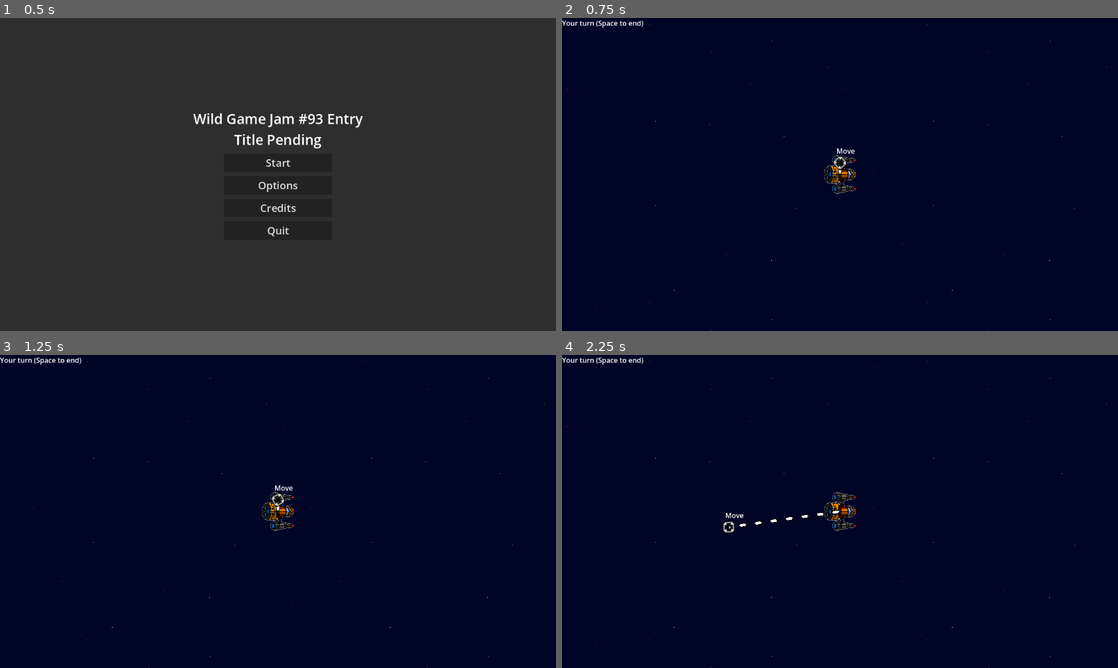
Above: before the commit, frames 1-4 (two rows, left to right).
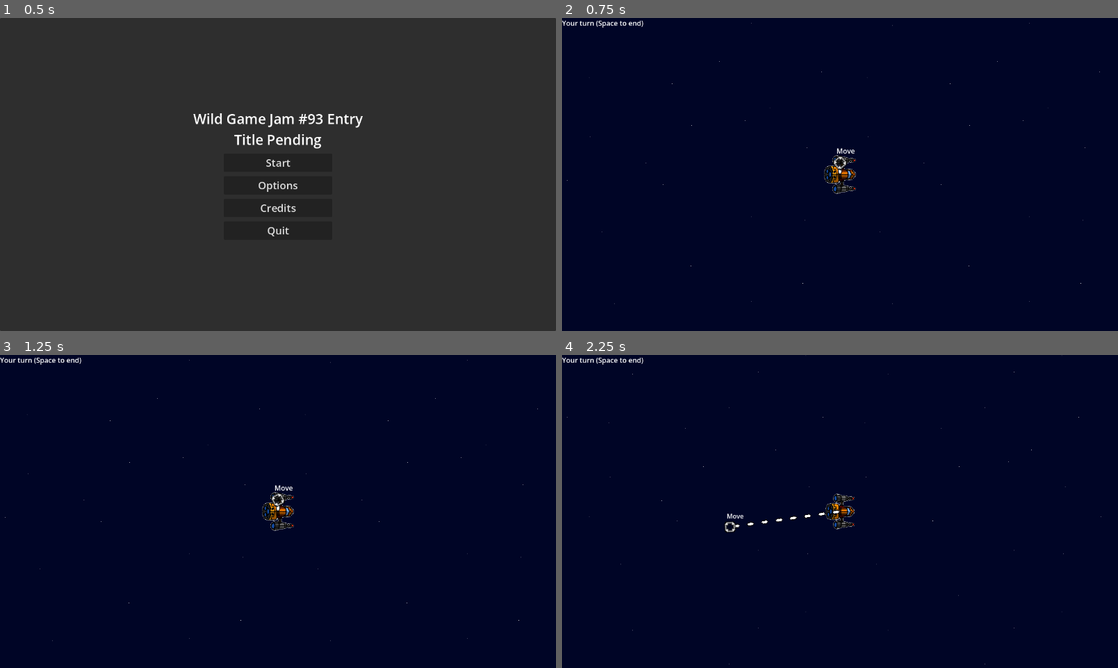
Above: after the commit, the same moments.

Repository: Sadathy/Wild-Jam-93
Game: Godot game, scene res://Scenes/main.tscn
Same seed, same stepped clock (60 frames per second), same inputs: the game is played once before the commit and once after it.
Inputs (mouse positions are in pixels of both pictures, inside the frame that each line leads up to):
- Up to frame 1 (0.5 s): no input
- Up to frame 2 (0.75 s): click "Start" at 0.5 s
- Up to frame 3 (1.25 s): no input
- Up to frame 4 (2.25 s): move the mouse to (962, 495) at 1.27 s; tap Mouse wheel up (zoom_in, bound only after the commit) at 1.35 s; tap Mouse wheel down (zoom_out, bound only after the commit) at 1.55, 2.1 s; tap Enter at 2 s; move the mouse to (728, 527) at 2.02 s

Frame 1 is identical in both runs. In frame 2, less than 0.1% of the frame differs, in the area x 0-98%, y 1-100%; in frame 3, less than 0.1%; in frame 4, 0.6%, in the area x 0-98%, y 2-100%.

Commit message:
Various tweaks
Just some tweaks to how some code works so it's more scalable later. Plus added camera zooming.

Diff:
--- a/wild-jam-93-project/Scenes/Menus/Main_Menu.tscn
+++ b/wild-jam-93-project/Scenes/Menus/Main_Menu.tscn
@@ -168,7 +168,6 @@
 layout_mode = 2
 size_flags_vertical = 1
 step = 5.0
-value = 1.0
 scrollable = false
 tick_count = 10
 ticks_position = 3
--- /dev/null
+++ b/wild-jam-93-project/Scenes/camera.gd
@@ -0,0 +1,27 @@
+extends Camera2D
+
+@export var max_zoom = 1.5
+@export var min_zoom = 0.5
+@export var inc_zoom = 0.3
+@export var rate_zoom = 0.6
+
+var zoom_target = 1.0
+
+func _ready() -> void:
+	make_current()
+	limit_left = Global.level.min_x
+	limit_top = Global.level.max_y
+	limit_right = Global.level.max_x
+	limit_bottom = Global.level.min_y
+
+# Scroll mouse when the wheel is scrolled
+func _process(delta: float ) -> void:
+	if Input.is_action_just_pressed("zoom_in"):
+		zoom_target += inc_zoom
+	if Input.is_action_just_pressed("zoom_out"):
+		zoom_target -= inc_zoom
+
+	zoom_target = clamp(zoom_target, min_zoom, max_zoom)
+
+	zoom.x = move_toward(zoom.x, zoom_target, rate_zoom * delta)
+	zoom.y = move_toward(zoom.y, zoom_target, rate_zoom * delta)
--- a/wild-jam-93-project/Scenes/level.tscn
+++ b/wild-jam-93-project/Scenes/level.tscn
@@ -6,18 +6,8 @@
 [node name="Level" type="Node2D" unique_id=849871524]
 script = ExtResource("1_tumq0")
 
-[node name="Background" type="TextureRect" parent="." unique_id=901723982]
+[node name="Background" type="Polygon2D" parent="." unique_id=2063051926]
 unique_name_in_owner = true
-anchors_preset = 8
-anchor_left = 0.5
-anchor_top = 0.5
-anchor_right = 0.5
-anchor_bottom = 0.5
-offset_left = -32.0
-offset_top = -32.0
-offset_right = 32.0
-offset_bottom = 32.0
-grow_horizontal = 2
-grow_vertical = 2
+texture_filter = 1
+texture_repeat = 2
 texture = ExtResource("2_k5f4k")
-stretch_mode = 1
--- a/wild-jam-93-project/Scenes/player_label_turn.gd
+++ b/wild-jam-93-project/Scenes/player_label_turn.gd
@@ -8,7 +8,7 @@
 
 
 # Called every frame. 'delta' is the elapsed time since the previous frame.
-func _process(delta: float) -> void:
+func _process(_delta: float) -> void:
 	if Global.player_turn == false:
 		text = "Time remaining: " + str(Global.turn_timer).pad_decimals(2)
 
--- a/wild-jam-93-project/Scenes/player_ship.tscn
+++ b/wild-jam-93-project/Scenes/player_ship.tscn
@@ -4,6 +4,7 @@
 [ext_resource type="Texture2D" uid="uid://de1jnlbbxb7bq" path="res://Assets/Textures/PlayerShip/ship-base.png" id="2_6s7s7"]
 [ext_resource type="Script" uid="uid://cn6h1ypou01fm" path="res://Scenes/player_label_turn.gd" id="3_0gljw"]
 [ext_resource type="Script" uid="uid://cum8838bcm0oy" path="res://Scripts/Player/player-sprite-lighting.gd" id="3_n4oq7"]
+[ext_resource type="Script" uid="uid://cjgxe7c2u23mw" path="res://Scenes/camera.gd" id="3_xljp0"]
 [ext_resource type="Texture2D" uid="uid://c4xha33abt23d" path="res://Assets/Textures/PlayerShip/lit-from-back.png" id="4_0gljw"]
 [ext_resource type="Texture2D" uid="uid://cvi2lqa1cl4ee" path="res://Assets/Textures/PlayerShip/lit-from-front.png" id="5_xljp0"]
 [ext_resource type="Texture2D" uid="uid://cfdtqk6xi431m" path="res://Assets/Textures/PlayerShip/lit-from-left.png" id="6_wfgbg"]
@@ -28,7 +29,7 @@
 shape = SubResource("RectangleShape2D_6s7s7")
 
 [node name="Camera" type="Camera2D" parent="." unique_id=1087476652]
-unique_name_in_owner = true
+script = ExtResource("3_xljp0")
 
 [node name="CanvasLayer" type="CanvasLayer" parent="." unique_id=484873603]
 
--- a/wild-jam-93-project/Scripts/Global.gd
+++ b/wild-jam-93-project/Scripts/Global.gd
@@ -12,7 +12,14 @@
 var player_turn: bool = true
 var turn_timer: float = 0.0
 
+# Keep track of what level we're on
+var level: Node2D = null
+
 func _process(delta: float) -> void:
+	# Only do turn processing if we are in a level
+	if level == null:
+		return
+
 	if Input.is_action_just_pressed("next_turn") and player_turn == true:
 		player_turn = false
 		turn_timer = DEFAULT_TURN_DURATION
--- a/wild-jam-93-project/Scripts/Player/player-sprite-lighting.gd
+++ b/wild-jam-93-project/Scripts/Player/player-sprite-lighting.gd
@@ -13,7 +13,7 @@
 
 
 # Called every frame. 'delta' is the elapsed time since the previous frame.
-func _process(delta: float) -> void:
+func _process(_delta: float) -> void:
 	# Modulation for "Lit From Back"
 	lit_from_back.modulate.a = -cos(global_rotation + deg_to_rad(lighting_angle_offset))
 	# Modulation for "Lit From Front"
--- a/wild-jam-93-project/Scripts/Player/player_ship.gd
+++ b/wild-jam-93-project/Scripts/Player/player_ship.gd
@@ -4,7 +4,6 @@
 @export var DEFAULT_PLOT_COOLDOWN: float = 0.15
 
 @onready var sprite: Sprite2D = %Sprite
-@onready var camera: Camera2D = %Camera
 @onready var active_indicator: Node2D = null
 @onready var active_line: Line2D = null
 
@@ -18,7 +17,6 @@
 var fuel: float = 0
 
 func _ready() -> void:
-	camera.make_current()
 	fuel = speed * Global.DEFAULT_TURN_DURATION
 	Global.turn_ended.connect(on_turn_end)
 	Global.turn_started.connect(on_turn_start)
@@ -170,5 +168,5 @@
 			var order_target = orders[key]["target"]
 			fuel -= order_origin.distance_to(order_target)
 
-func look_at_interpolated(position : Vector2, weight : float = 0.1):
-	rotation = lerpf(rotation, rotation + get_angle_to(position), weight)
+func look_at_interpolated(t_pos : Vector2, weight : float = 0.1):
+	rotation = lerpf(rotation, rotation + get_angle_to(t_pos), weight)
--- a/wild-jam-93-project/Scripts/UI/MainMenu.gd
+++ b/wild-jam-93-project/Scripts/UI/MainMenu.gd
@@ -31,6 +31,7 @@
 
 func start_pressed() -> void:
 	var new_level = LEVEL.instantiate()
+	Global.level = new_level
 	get_tree().get_root().add_child(new_level)
 	hide()
 
--- a/wild-jam-93-project/Scripts/level.gd
+++ b/wild-jam-93-project/Scripts/level.gd
@@ -1,8 +1,11 @@
 extends Node2D
 
-@export var level_size = 1500
+@export var max_x = 1500
+@export var min_x = -1500
+@export var max_y = 1500
+@export var min_y = -1500
 
-@onready var background: TextureRect = %Background
+@onready var background: Polygon2D = %Background
 
 const SHIP = preload("res://Scenes/player_ship.tscn")
 
@@ -14,4 +17,11 @@
 	player_ship.position = Vector2.ZERO
 	add_sibling(player_ship)
 
-	background.custom_minimum_size = Vector2(level_size * 2, level_size * 2)
+	var p_tl = Vector2(min_x, max_y)
+	var p_tr = Vector2(max_x, max_y)
+	var p_br = Vector2(max_x, min_y)
+	var p_bl = Vector2(min_x, min_y)
+
+	var p_arr = PackedVector2Array([p_tl, p_tr, p_br, p_bl])
+
+	background.polygon = p_arr
--- a/wild-jam-93-project/project.godot
+++ b/wild-jam-93-project/project.godot
@@ -51,6 +51,16 @@
 , Object(InputEventKey,"resource_local_to_scene":false,"resource_name":"","device":-1,"window_id":0,"alt_pressed":false,"shift_pressed":false,"ctrl_pressed":true,"meta_pressed":false,"pressed":false,"keycode":0,"physical_keycode":90,"key_label":0,"unicode":0,"location":0,"echo":false,"script":null)
 ]
 }
+zoom_in={
+"deadzone": 0.2,
+"events": [Object(InputEventMouseButton,"resource_local_to_scene":false,"resource_name":"","device":-1,"window_id":0,"alt_pressed":false,"shift_pressed":false,"ctrl_pressed":false,"meta_pressed":false,"button_mask":8,"position":Vector2(358, 14),"global_position":Vector2(367, 62),"factor":1.0,"button_index":4,"canceled":false,"pressed":true,"double_click":false,"script":null)
+]
+}
+zoom_out={
+"deadzone": 0.2,
+"events": [Object(InputEventMouseButton,"resource_local_to_scene":false,"resource_name":"","device":-1,"window_id":0,"alt_pressed":false,"shift_pressed":false,"ctrl_pressed":false,"meta_pressed":false,"button_mask":16,"position":Vector2(241, 1),"global_position":Vector2(250, 49),"factor":1.0,"button_index":5,"canceled":false,"pressed":true,"double_click":false,"script":null)
+]
+}
 
 [physics]
 
Not shown, added: wild-jam-93-project/Scenes/camera.gd.uid
